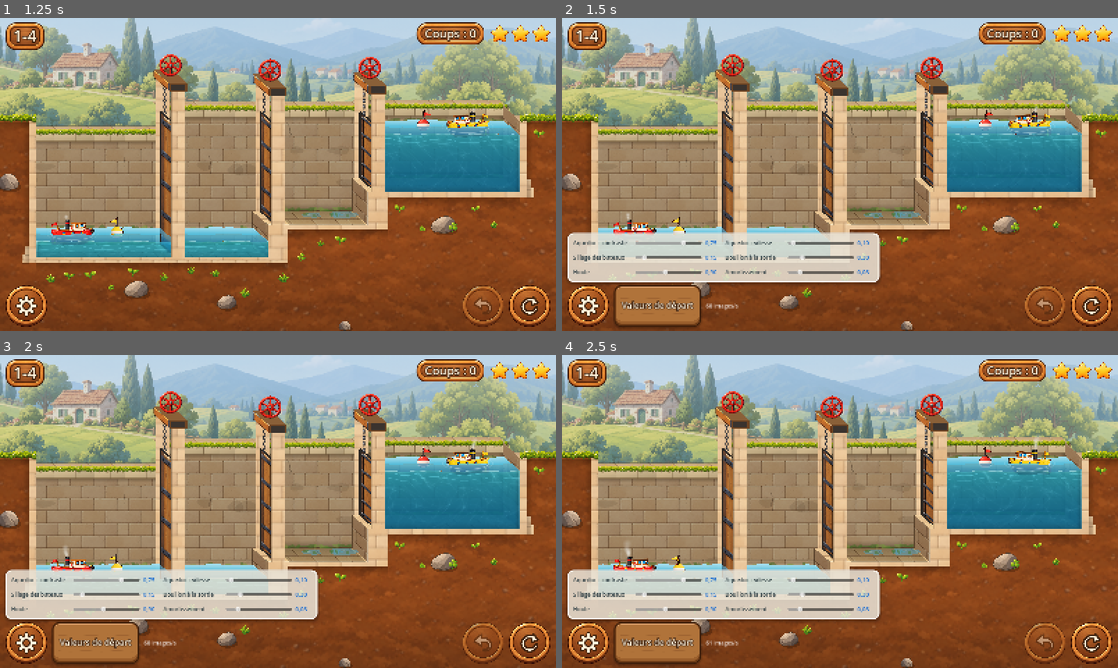
Above: before the commit, frames 1-4 (two rows, left to right).
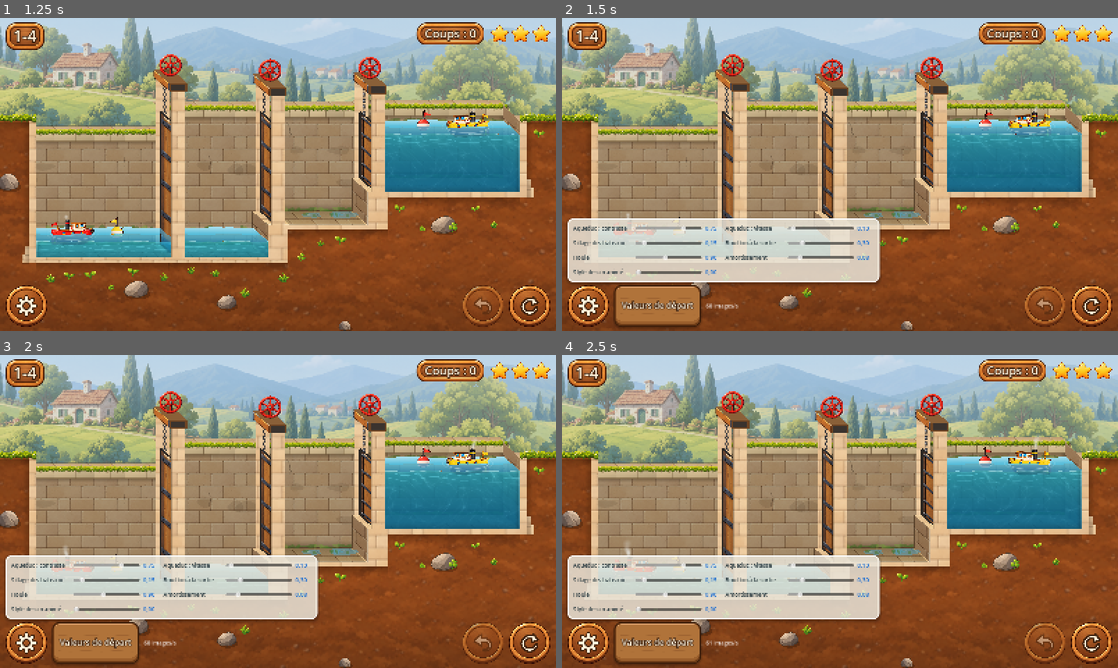
Above: after the commit, the same moments.

Repository: VincentDebaty/station
Game: Godot game, scene res://principal.tscn
Two runs of this game, one before a commit and one after it. Both use one fixed random seed, a clock stepped at 60 frames per second and the inputs below.
Inputs (mouse positions are in pixels of both pictures, inside the frame that each line leads up to):
- Up to frame 1 (1.25 s): click (528, 305) at 0.5 s
- Up to frame 2 (1.5 s): click (589, 305) at 1.25 s
- Up to frame 3 (2 s): no input
- Up to frame 4 (2.5 s): click "Valeurs de départ" at 2 s

Frame 1 is identical in both runs. In frame 2, 3.5% of the frame differs, in the area x 0-58%, y 64-83%; in frame 3, 3.5%; in frame 4, 3.5%.

Commit message:
Essai du style dessin animé, basculable dans les Réglages
Vincent a fait faire par ChatGPT une image cible du 1-2 en dessin animé
(« une légère préférence pour la nouvelle version »). L'essai en jeu s'en
rapproche sans redessiner les images : l'eau opaque en aplats
(eau_cartoon.gdshader, adoucie d'après la cible : un bleu ciel qui fonce
doucement vers le fond), et des couleurs plus franches sur tout le décor
par un réglage global (vif.gdshaderinc : saturation et clarté de la pierre,
de la terre, de l'herbe et du bois ; lointain sans brume ni
désaturation).

Le réglage « Style dessin animé » (0/1) bascule d'un style à l'autre et
reconstruit le niveau ; ECLUSES_STYLE=cartoon fait de même pour les démos.
Le style actuel reste le défaut. Écart restant avec la cible : l'eau opaque
cache la coque des bateaux, qui paraissent un peu enfoncés.

Vérifié sur le 1-2 seulement, filmé au format de l'iPhone.

Co-Authored-By: Claude Opus 5.5 <noreply@anthropic.com>

Diff:
--- a/prototypes/ecluses-godot/canal.gd
+++ b/prototypes/ecluses-godot/canal.gd
@@ -49,6 +49,8 @@
 const SH_EAU_REALISTE := preload("res://shaders/eau.gdshader")
 # L'essai d'une eau en dessin animé (planche du 13 octobre 2026) :
 # ECLUSES_STYLE=cartoon.
+# (ou le réglage « Style dessin animé » : principal.gd le pose avant chaque
+# construction)
 static var cartoon := OS.get_environment("ECLUSES_STYLE") == "cartoon"
 var SH_EAU: Shader = load("res://shaders/eau_cartoon.gdshader") if cartoon else SH_EAU_REALISTE
 const SH_PIERRE := preload("res://shaders/pierre.gdshader")
--- a/prototypes/ecluses-godot/principal.gd
+++ b/prototypes/ecluses-godot/principal.gd
@@ -131,6 +131,7 @@
 	_solution = _solution_de(N["id"])
 	fini = false
 	occupe = false
+	_appliquer_style()
 	canal = Canal.new()
 	add_child(canal)
 	move_child(canal, 0)
@@ -165,6 +166,14 @@
 		var k := vis.x / fen.x
 		m = {"g": bords[0] * k + 24.0, "h": bords[1] * k + 16.0, "d": bords[2] * k + 24.0, "b": bords[3] * k + 16.0}
 	return m
+
+# Le style dessin animé (essai du 13 octobre 2026) : l'eau opaque en aplats
+# (eau_cartoon.gdshader) et des couleurs plus franches sur tout le décor
+# (vif.gdshaderinc). ECLUSES_STYLE=cartoon ou le réglage « Style dessin animé ».
+func _appliquer_style() -> void:
+	var c := _env("ECLUSES_STYLE") == "cartoon" or Reglages.v("style") > 0.5
+	Canal.cartoon = c
+	RenderingServer.global_shader_parameter_set("vif", 1.0 if c else 0.0)
 
 # Le décor fixe cuit en une image (cuisson.gd) ; recuit quand l'écran
 # change, une image plus tard (la caméra n'applique son cadrage qu'alors).
@@ -456,6 +465,7 @@
 	etat = e
 	var h := histoire.duplicate()
 	canal.queue_free()
+	_appliquer_style()
 	canal = Canal.new()
 	add_child(canal)
 	move_child(canal, 0)
@@ -648,7 +658,11 @@
 		curseur.size_flags_vertical = Control.SIZE_SHRINK_CENTER
 		var val := _label("", 16, Color("#1f6fd1"))
 		val.custom_minimum_size = Vector2(48, 0)
-		curseur.value_changed.connect(func(x): Reglages.regler(k, x); _maj_valeurs())
+		curseur.value_changed.connect(func(x):
+			Reglages.regler(k, x)
+			_maj_valeurs()
+			# le style change tout le décor : le niveau se reconstruit
+			if k == "style": _lancer())
 		grille.add_child(nom); grille.add_child(curseur); grille.add_child(val)
 		_valeurs[k] = [curseur, val]
 	_maj_valeurs()
--- a/prototypes/ecluses-godot/project.godot
+++ b/prototypes/ecluses-godot/project.godot
@@ -42,3 +42,10 @@
 ; pas de MSAA sur Android : sur un Galaxy A12 (entrée de gamme), il coûtait
 ; près d'un tiers des images par seconde (lot 0, Vincent, 13 octobre 2026)
 anti_aliasing/quality/msaa_2d.android=0
+
+[shader_globals]
+
+vif={
+"type": "float",
+"value": 0.0
+}
--- a/prototypes/ecluses-godot/reglages.gd
+++ b/prototypes/ecluses-godot/reglages.gd
@@ -35,6 +35,8 @@
 	"bouillon": ["Bouillon à la sortie", 0.30, 0.0, 1.5, 0.05],
 	"houle": ["Houle", 0.90, 0.0, 2.0, 0.05],
 	"amortissement": ["Amortissement", 0.08, 0.02, 0.4, 0.01],
+	# l'essai du style dessin animé (13 octobre 2026) : 0 actuel, 1 dessin animé
+	"style": ["Style dessin animé", 0.0, 0.0, 1.0, 1.0],
 }
 
 var valeurs := {}
--- a/prototypes/ecluses-godot/shaders/bois.gdshader
+++ b/prototypes/ecluses-godot/shaders/bois.gdshader
@@ -2,6 +2,7 @@
 // « cadre » est le rectangle du vantail en y monde (haut, bas) et x monde
 // (gauche, droite) ; « tranche » assombrit un vantail vu de côté (ouvert).
 shader_type canvas_item;
+#include "res://shaders/vif.gdshaderinc"
 
 uniform vec4 cadre = vec4(0.0, 0.0, 100.0, 100.0);   // x0, y0, x1, y1
 uniform float tranche = 0.0;
@@ -29,7 +30,7 @@
 	vec2 l = (monde - cadre.xy) / max(cadre.zw - cadre.xy, vec2(1.0));   // 0..1 dans le vantail
 	if (avec_image) {
 		vec4 t = texture(image, clamp(l, vec2(0.0), vec2(1.0)));
-		COLOR = vec4(t.rgb * mix(1.0, 0.55, tranche), t.a);
+		COLOR = vec4(vivifier(t.rgb * mix(1.0, 0.55, tranche)), t.a);
 	} else {
 		float largeur = cadre.z - cadre.x;
 		float planches = max(2.0, floor(largeur / 13.0));
@@ -51,6 +52,6 @@
 			}
 		}
 		c *= mix(1.0, 0.55, tranche);
-		COLOR = vec4(c, 1.0);
+		COLOR = vec4(vivifier(c), 1.0);
 	}
 }
--- a/prototypes/ecluses-godot/shaders/eau_cartoon.gdshader
+++ b/prototypes/ecluses-godot/shaders/eau_cartoon.gdshader
@@ -6,8 +6,8 @@
 // ECLUSES_STYLE=cartoon le met à la place de l'eau réaliste.
 shader_type canvas_item;
 
-uniform vec3 clair : source_color = vec3(0.30, 0.74, 0.95);
-uniform vec3 profond : source_color = vec3(0.13, 0.50, 0.84);
+uniform vec3 clair : source_color = vec3(0.36, 0.80, 0.99);
+uniform vec3 profond : source_color = vec3(0.16, 0.56, 0.90);
 uniform vec3 trait : source_color = vec3(0.05, 0.22, 0.42);
 uniform float epaisseur = 120.0;
 uniform float remous = 0.0;
@@ -26,8 +26,8 @@
 	float px = clamp(UV.y, 0.0, 1.0) * epaisseur;
 	// deux aplats : l'eau claire en haut, plus foncée en bas, avec une
 	// frontière douce mais nette, qui ondule à peine
-	float frontiere = 34.0 + 6.0 * sin(monde.x * 0.03 + TIME * 0.9);
-	vec3 c = mix(clair, profond, smoothstep(frontiere - 3.0, frontiere + 3.0, px));
+	// (d'après l'image cible : un bleu ciel qui fonce doucement vers le fond)
+	vec3 c = mix(clair, profond, smoothstep(6.0, 150.0, px + 6.0 * sin(monde.x * 0.03 + TIME * 0.9)));
 	// des reflets blancs en tirets, couchés sous la surface, qui glissent
 	float tiret = step(0.62, fract(monde.x / 70.0 + TIME * 0.06 + floor(px / 14.0) * 0.37));
 	float rang1 = step(7.0, px) * (1.0 - step(10.0, px));
--- a/prototypes/ecluses-godot/shaders/herbe.gdshader
+++ b/prototypes/ecluses-godot/shaders/herbe.gdshader
@@ -1,6 +1,7 @@
 // La prairie derrière les bassins : un vert plus clair en haut, des plaques
 // d'herbe plus sombre, des brins, et quelques fleurs blanches et jaunes.
 shader_type canvas_item;
+#include "res://shaders/vif.gdshaderinc"
 
 uniform vec3 haut : source_color = vec3(0.62, 0.80, 0.39);
 uniform vec3 bas : source_color = vec3(0.38, 0.56, 0.24);
@@ -34,5 +35,5 @@
 	if (h < 0.09 && length(f) < 0.09) {
 		c = h < 0.045 ? vec3(0.98, 0.97, 0.92) : vec3(0.98, 0.82, 0.25);
 	}
-	COLOR = vec4(c, 1.0);
+	COLOR = vec4(vivifier(c), 1.0);
 }
--- a/prototypes/ecluses-godot/shaders/lointain.gdshader
+++ b/prototypes/ecluses-godot/shaders/lointain.gdshader
@@ -3,6 +3,7 @@
 // un peu moins contrasté, et une brume bleutée qui monte vers les montagnes,
 // en haut de l'image. Les éléments jouables ressortent sans devenir criards.
 shader_type canvas_item;
+#include "res://shaders/vif.gdshaderinc"
 
 uniform float desature = 0.28;   // 0,18 puis 0,28 (seconde analyse : le décor attirait encore l'œil)
 uniform float contraste = 0.78;
@@ -14,8 +15,11 @@
 	vec4 t = texture(TEXTURE, UV);
 	vec3 c = t.rgb;
 	float l = dot(c, vec3(0.30, 0.59, 0.11));
-	c = mix(vec3(l), c, 1.0 - desature);
-	c = mix(vec3(0.55), c, contraste);
-	c = mix(c, brume, mix(brume_haut, brume_bas, smoothstep(0.0, 0.85, UV.y)));
+	// (en dessin animé, le lointain garde ses couleurs : moins de brume, pas
+	// de désaturation, comme sur l'image cible)
+	c = mix(vec3(l), c, 1.0 - desature * (1.0 - vif));
+	c = mix(vec3(0.55), c, mix(contraste, 1.0, vif));
+	c = mix(c, brume, mix(brume_haut, brume_bas, smoothstep(0.0, 0.85, UV.y)) * (1.0 - 0.7 * vif));
+	c = vivifier(c);
 	COLOR = vec4(c, t.a);
 }
--- a/prototypes/ecluses-godot/shaders/pierre.gdshader
+++ b/prototypes/ecluses-godot/shaders/pierre.gdshader
@@ -2,6 +2,7 @@
 // biseautés (haut et gauche éclairés, bas et droite dans l'ombre), joints de
 // mortier. « ombre » assombrit les murs du fond, derrière l'eau.
 shader_type canvas_item;
+#include "res://shaders/vif.gdshaderinc"
 
 uniform vec3 teinte : source_color = vec3(0.90, 0.84, 0.72);
 uniform vec3 mortier : source_color = vec3(0.60, 0.53, 0.43);
@@ -29,7 +30,7 @@
 void fragment() {
 	if (avec_image) {
 		vec3 ci = texture(image, monde / tuile).rgb * (teinte / vec3(0.90, 0.84, 0.72));
-		COLOR = vec4(ci * ombre, 1.0);
+		COLOR = vec4(vivifier(ci * ombre), 1.0);
 	} else {
 		vec2 p = monde / bloc;
 		p.x += mod(floor(p.y), 2.0) * 0.5;
@@ -41,6 +42,6 @@
 		c += vec3(0.07) * (1.0 - smoothstep(0.0, 5.0, f.y)) + vec3(0.05) * (1.0 - smoothstep(0.0, 5.0, f.x));
 		c -= vec3(0.10) * (1.0 - smoothstep(0.0, 6.0, g.y)) + vec3(0.06) * (1.0 - smoothstep(0.0, 5.0, g.x));
 		c = mix(mortier, c, smoothstep(1.0, 2.6, bord));
-		COLOR = vec4(c * ombre, 1.0);
+		COLOR = vec4(vivifier(c * ombre), 1.0);
 	}
 }
--- a/prototypes/ecluses-godot/shaders/terre.gdshader
+++ b/prototypes/ecluses-godot/shaders/terre.gdshader
@@ -6,6 +6,7 @@
 // à gauche, cerne foncé, ombre portée dans la terre en bas à droite). La teinte
 // s'assombrit en descendant.
 shader_type canvas_item;
+#include "res://shaders/vif.gdshaderinc"
 
 uniform vec3 brun : source_color = vec3(0.53, 0.32, 0.18);
 uniform vec3 sombre : source_color = vec3(0.41, 0.24, 0.13);
@@ -100,7 +101,7 @@
 		}
 		// et une teinte qui varie lentement, à grande échelle
 		acc *= 0.9 + 0.16 * fbm(monde / 520.0);
-		COLOR = vec4(acc * profond, 1.0);
+		COLOR = vec4(vivifier(acc * profond), 1.0);
 	} else {
 		vec2 p = monde / 64.0;
 		// les taches : un bruit déformé par un autre, seuillé doucement
@@ -130,6 +131,6 @@
 		if (graviers.a > 0.0) c = graviers.rgb;
 		if (gros.a > 0.0) c = gros.rgb;
 		c *= profond;
-		COLOR = vec4(c, 1.0);
+		COLOR = vec4(vivifier(c), 1.0);
 	}
 }
Not shown, added: prototypes/ecluses-godot/shaders/vif.gdshaderinc
Not shown, added: prototypes/ecluses-godot/shaders/vif.gdshaderinc.uid
